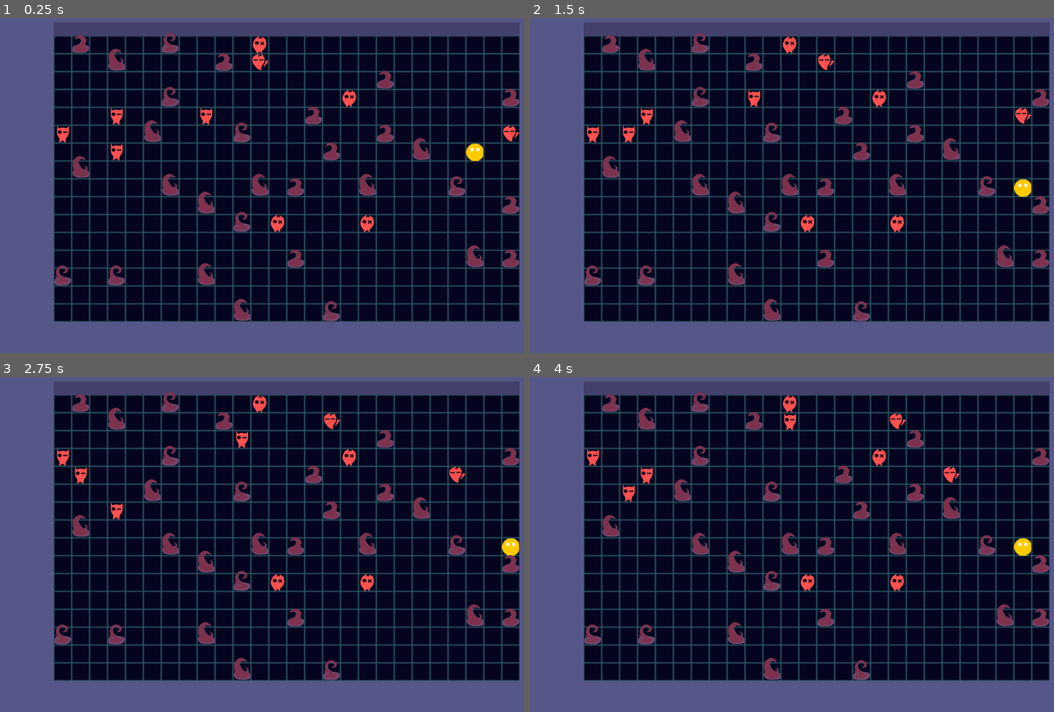
Above: before the commit, frames 1-4 (two rows, left to right).
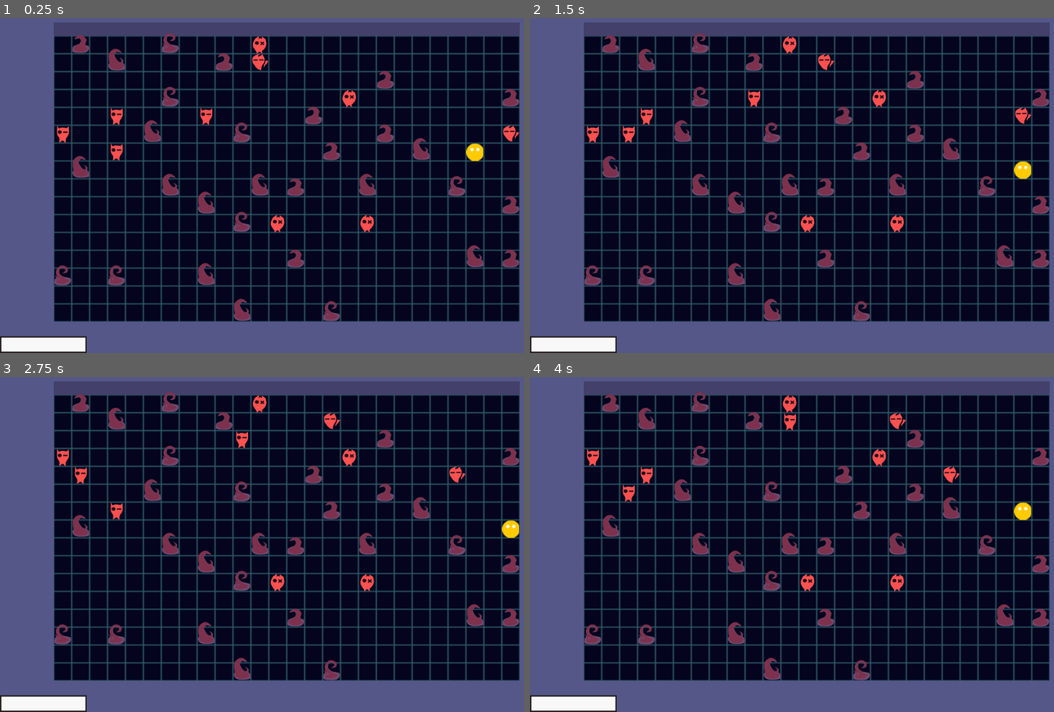
Above: after the commit, the same moments.

Repository: edgex004/RaccoonDelver
Game: Godot game, scene res://Level.tscn
Two runs of this game, one before a commit and one after it. Both use one fixed random seed, a clock stepped at 60 frames per second and the inputs below. Sound files missing from this copy of the repository are replaced by a short silence.
Inputs:
- Up to frame 1 (0.25 s): no input
- Up to frame 2 (1.5 s): tap Enter at 0.5 s; hold Right (player1_right) 0.53-1.28 s; tap S (player2_down, bound only after the commit) at 0.6 s; hold Down (player1_down) from 1.28 s (still down); tap A (player2_left, bound only after the commit) at 1.35 s
- Up to frame 3 (2.75 s): release Down (player1_down) at 2.03 s; hold Right (player1_right) from 2.03 s (still down); tap D (player2_right, bound only after the commit) at 2.1 s
- Up to frame 4 (4 s): tap Space at 2.75 s; release Right (player1_right) at 2.78 s; hold Up (player1_up) 2.78-3.53 s; tap W (player2_up, bound only after the commit) at 2.85 s; tap Enter at 3.5 s; hold Left (player1_left) from 3.53 s (still down); tap S (player2_down, bound only after the commit) at 3.6 s

The runs differ from the first frame. In frame 1, 0.8% of the frame differs, in the area x 0-17%, y 94-100%; in frame 2, 1.2%, in the area x 0-96%, y 42-100%; in frame 3, 1.2%; in frame 4, 1.2%.

Commit message:
Added basic experience bar to GUI for player 1 and 2. Updated input map so player 2 uses wads.

Diff:
--- /dev/null
+++ b/Interface/ExperienceBar/EmptyExperienceBar.svg
@@ -0,0 +1,71 @@
+<?xml version="1.0" encoding="UTF-8" standalone="no"?>
+<!-- Created with Inkscape (http://www.inkscape.org/) -->
+
+<svg
+   xmlns:dc="http://purl.org/dc/elements/1.1/"
+   xmlns:cc="http://creativecommons.org/ns#"
+   xmlns:rdf="http://www.w3.org/1999/02/22-rdf-syntax-ns#"
+   xmlns:svg="http://www.w3.org/2000/svg"
+   xmlns="http://www.w3.org/2000/svg"
+   xmlns:sodipodi="http://sodipodi.sourceforge.net/DTD/sodipodi-0.dtd"
+   xmlns:inkscape="http://www.inkscape.org/namespaces/inkscape"
+   width="41.010418mm"
+   height="7.9375mm"
+   viewBox="0 0 41.010418 7.9375"
+   version="1.1"
+   id="svg8"
+   inkscape:version="0.92.4 (5da689c313, 2019-01-14)"
+   sodipodi:docname="EmptyExperienceBar.svg">
+  <defs
+     id="defs2" />
+  <sodipodi:namedview
+     id="base"
+     pagecolor="#ffffff"
+     bordercolor="#666666"
+     borderopacity="1.0"
+     inkscape:pageopacity="0.0"
+     inkscape:pageshadow="2"
+     inkscape:zoom="2.8"
+     inkscape:cx="74.350744"
+     inkscape:cy="38.340995"
+     inkscape:document-units="mm"
+     inkscape:current-layer="layer1"
+     showgrid="false"
+     inkscape:window-width="1920"
+     inkscape:window-height="1017"
+     inkscape:window-x="-8"
+     inkscape:window-y="-8"
+     inkscape:window-maximized="1" />
+  <metadata
+     id="metadata5">
+    <rdf:RDF>
+      <cc:Work
+         rdf:about="">
+        <dc:format>image/svg+xml</dc:format>
+        <dc:type
+           rdf:resource="http://purl.org/dc/dcmitype/StillImage" />
+        <dc:title />
+      </cc:Work>
+    </rdf:RDF>
+  </metadata>
+  <g
+     inkscape:label="Layer 1"
+     inkscape:groupmode="layer"
+     id="layer1"
+     transform="translate(0,-289.0625)">
+    <rect
+       style="fill:#241c1c;stroke-width:0.11251623"
+       id="rect3713"
+       width="41.010418"
+       height="7.9375"
+       x="0"
+       y="289.0625" />
+    <rect
+       style="fill:#f9f9f9;stroke-width:0.12005644"
+       id="rect3718"
+       width="39.6875"
+       height="6.6145835"
+       x="0.66145831"
+       y="289.72397" />
+  </g>
+</svg>
--- /dev/null
+++ b/Interface/ExperienceBar/ExpProg.gd
@@ -0,0 +1,31 @@
+extends TextureProgress
+
+
+var is_first_player
+
+
+# Called when the node enters the scene tree for the first time.
+func _ready():
+	is_first_player = true
+
+
+func initialize(current, maximum):
+	max_value = maximum
+	value = current
+
+func on_player_experience_gain(growth_data):
+	for line in growth_data:
+		if is_first_player == line[0]:
+			var target_experience = line[1]
+			var max_experience = line[2]
+			max_value = max_experience
+	#		value = target_experience
+			yield(animate_value(target_experience), "completed")
+			if abs(max_value - value) < 0.01:
+				value = min_value
+
+func animate_value(target, tween_duration = 0.05):
+	$Tween.interpolate_property(self, 'value', value, target, tween_duration,
+		Tween.TRANS_SINE, Tween.EASE_IN_OUT)
+	$Tween.start()
+	yield($Tween, "tween_completed")
--- /dev/null
+++ b/Interface/ExperienceBar/ExperienceBar.tscn
@@ -0,0 +1,14 @@
+[gd_scene load_steps=2 format=2]
+
+[ext_resource path="res://Interface/ExperienceBar/TextureProgress.tscn" type="PackedScene" id=1]
+
+[node name="ExperienceBar" type="HBoxContainer"]
+anchor_right = 1.0
+anchor_bottom = 1.0
+margin_right = -869.0
+margin_bottom = -570.0
+__meta__ = {
+"_edit_use_anchors_": false
+}
+
+[node name="TextureProgress" parent="." instance=ExtResource( 1 )]
--- /dev/null
+++ b/Interface/ExperienceBar/FullExperienceBar.svg
@@ -0,0 +1,71 @@
+<?xml version="1.0" encoding="UTF-8" standalone="no"?>
+<!-- Created with Inkscape (http://www.inkscape.org/) -->
+
+<svg
+   xmlns:dc="http://purl.org/dc/elements/1.1/"
+   xmlns:cc="http://creativecommons.org/ns#"
+   xmlns:rdf="http://www.w3.org/1999/02/22-rdf-syntax-ns#"
+   xmlns:svg="http://www.w3.org/2000/svg"
+   xmlns="http://www.w3.org/2000/svg"
+   xmlns:sodipodi="http://sodipodi.sourceforge.net/DTD/sodipodi-0.dtd"
+   xmlns:inkscape="http://www.inkscape.org/namespaces/inkscape"
+   width="41.010418mm"
+   height="7.9375mm"
+   viewBox="0 0 41.010418 7.9375"
+   version="1.1"
+   id="svg8"
+   inkscape:version="0.92.4 (5da689c313, 2019-01-14)"
+   sodipodi:docname="FullExperienceBar.svg">
+  <defs
+     id="defs2" />
+  <sodipodi:namedview
+     id="base"
+     pagecolor="#ffffff"
+     bordercolor="#666666"
+     borderopacity="1.0"
+     inkscape:pageopacity="0.0"
+     inkscape:pageshadow="2"
+     inkscape:zoom="2.8"
+     inkscape:cx="74.350744"
+     inkscape:cy="38.340995"
+     inkscape:document-units="mm"
+     inkscape:current-layer="layer1"
+     showgrid="false"
+     inkscape:window-width="1920"
+     inkscape:window-height="1017"
+     inkscape:window-x="-8"
+     inkscape:window-y="-8"
+     inkscape:window-maximized="1" />
+  <metadata
+     id="metadata5">
+    <rdf:RDF>
+      <cc:Work
+         rdf:about="">
+        <dc:format>image/svg+xml</dc:format>
+        <dc:type
+           rdf:resource="http://purl.org/dc/dcmitype/StillImage" />
+        <dc:title />
+      </cc:Work>
+    </rdf:RDF>
+  </metadata>
+  <g
+     inkscape:label="Layer 1"
+     inkscape:groupmode="layer"
+     id="layer1"
+     transform="translate(0,-289.0625)">
+    <rect
+       style="fill:#241c1c;stroke-width:0.11251623"
+       id="rect3713"
+       width="41.010418"
+       height="7.9375"
+       x="0"
+       y="289.0625" />
+    <rect
+       style="fill:#00ffff;stroke-width:0.12005644"
+       id="rect3718"
+       width="39.6875"
+       height="6.6145835"
+       x="0.66145831"
+       y="289.72397" />
+  </g>
+</svg>
--- /dev/null
+++ b/Interface/ExperienceBar/TextureProgress.tscn
@@ -0,0 +1,17 @@
+[gd_scene load_steps=4 format=2]
+
+[ext_resource path="res://Interface/ExperienceBar/ExpProg.gd" type="Script" id=1]
+[ext_resource path="res://Interface/ExperienceBar/FullExperienceBar.png" type="Texture" id=2]
+[ext_resource path="res://Interface/ExperienceBar/EmptyExperienceBar.png" type="Texture" id=3]
+
+[node name="TextureProgress" type="TextureProgress"]
+margin_right = 155.0
+margin_bottom = 30.0
+texture_under = ExtResource( 3 )
+texture_progress = ExtResource( 2 )
+script = ExtResource( 1 )
+__meta__ = {
+"_edit_use_anchors_": false
+}
+
+[node name="Tween" type="Tween" parent="."]
--- /dev/null
+++ b/Interface/Interface.tscn
@@ -0,0 +1,34 @@
+[gd_scene load_steps=2 format=2]
+
+[ext_resource path="res://Interface/ExperienceBar/ExperienceBar.tscn" type="PackedScene" id=1]
+
+[node name="Interface" type="Control"]
+anchor_right = 1.0
+anchor_bottom = 1.0
+__meta__ = {
+"_edit_use_anchors_": false
+}
+
+[node name="Player1_GUI" type="Control" parent="."]
+anchor_right = 1.0
+anchor_bottom = 1.0
+
+[node name="ExperienceBar" parent="Player1_GUI" instance=ExtResource( 1 )]
+margin_top = 570.0
+margin_right = 115.0
+margin_bottom = 560.0
+
+[node name="Player2_GUI" type="Control" parent="."]
+anchor_right = 1.0
+anchor_bottom = 1.0
+__meta__ = {
+"_edit_use_anchors_": false
+}
+
+[node name="ExperienceBar" parent="Player2_GUI" instance=ExtResource( 1 )]
+anchor_left = 1.0
+anchor_top = 1.0
+margin_left = -155.0
+margin_top = -30.0
+margin_right = 0.0
+margin_bottom = 0.0
--- a/Level.gd
+++ b/Level.gd
@@ -12,12 +12,18 @@
 
 onready var ObjCollisionShape = preload('res://Objects/ObjectCollisonShape.res')
 onready var GroundTileMap : TileMap = $GroundTileMap
+onready var Player1ExpBar = $CanvasLayer/Interface/Player1_GUI/ExperienceBar/TextureProgress
+onready var Player1GUI = $CanvasLayer/Interface/Player1_GUI
+onready var Player2ExpBar = $CanvasLayer/Interface/Player2_GUI/ExperienceBar/TextureProgress
+onready var Player2GUI = $CanvasLayer/Interface/Player2_GUI
 
 var StateMap = Array()
 
 # Called when the node enters the scene tree for the first time.
 func _ready():
 	Globals.current_level = self
+	# hide player 2 GUI until we need it
+	Player2GUI.visible = false
 	var used_cells = GroundTileMap.get_used_cells()
 	for pos in used_cells:
 		if 1 + pos.x > StateMap.size():
@@ -56,8 +62,19 @@
 		connect("beat", player, "_on_Beat_timeout")
 		if is_first_player:
 			Globals.player_one = player
+			player.connect("player_experience_gained", Player1ExpBar,
+				"on_player_experience_gain")
+			Player1ExpBar.initialize(player.experience, player.experience_required)
 		else:
 			Globals.player_two = player
+			Player2GUI.visible = true
+			Player2ExpBar.is_first_player = false
+			player.connect("player_experience_gained", Player2ExpBar,
+				"on_player_experience_gain")
+			Player2ExpBar.initialize(player.experience, player.experience_required)
+
+		# init experience bars
+
 
 
 func spawnDamageable(x : int, y : int):
--- a/Level.tscn
+++ b/Level.tscn
@@ -1,12 +1,17 @@
-[gd_scene load_steps=5 format=2]
+[gd_scene load_steps=6 format=2]
 
 [ext_resource path="res://Level.gd" type="Script" id=1]
 [ext_resource path="res://Beat.gd" type="Script" id=2]
 [ext_resource path="res://GroundTiles/GroundTileset.tres" type="TileSet" id=3]
 [ext_resource path="res://Music/Purple Planet Music - Retro Gamer (1_16) 120bpm (L).ogg" type="AudioStream" id=4]
+[ext_resource path="res://Interface/Interface.tscn" type="PackedScene" id=5]
 
 [node name="Level" type="Node2D"]
 script = ExtResource( 1 )
+
+[node name="CanvasLayer" type="CanvasLayer" parent="."]
+
+[node name="Interface" parent="CanvasLayer" instance=ExtResource( 5 )]
 
 [node name="Beat" type="Timer" parent="."]
 wait_time = 0.6
--- a/Scenes/Damageable/Movable/Player/Player.gd
+++ b/Scenes/Damageable/Movable/Player/Player.gd
@@ -14,6 +14,8 @@
 var exp_req_base = 50
 var experience_required = _get_experience_required(level + 1)
 var experience_total = 0
+
+signal player_experience_gained(growth_data)
 
 var has_moved = false
 var player1_inputs = {"player1_left": Vector2.LEFT,
@@ -53,10 +55,13 @@
 func gain_experience(value):
 	experience += value
 	experience_total += value
-	print("Cur exp: " + str(experience) + ". Req exp: " + str(experience_required))
+	var growth_data = []
 	while experience >= experience_required:
 		experience -= experience_required
+		growth_data.append([is_first_player, experience_required, experience_required])
 		level_up()
+	growth_data.append([is_first_player, experience, experience_required])
+	emit_signal("player_experience_gained", growth_data)
 
 func level_up():
 	level += 1
--- a/project.godot
+++ b/project.godot
@@ -40,48 +40,48 @@
 "deadzone": 0.5,
 "events": [ Object(InputEventJoypadButton,"resource_local_to_scene":false,"resource_name":"","device":1,"button_index":14,"pressure":0.0,"pressed":false,"script":null)
 , Object(InputEventKey,"resource_local_to_scene":false,"resource_name":"","device":0,"alt":false,"shift":false,"control":false,"meta":false,"command":false,"pressed":false,"scancode":16777231,"unicode":0,"echo":false,"script":null)
-, Object(InputEventKey,"resource_local_to_scene":false,"resource_name":"","device":0,"alt":false,"shift":false,"control":false,"meta":false,"command":false,"pressed":false,"scancode":65,"unicode":0,"echo":false,"script":null)
  ]
 }
 player1_up={
 "deadzone": 0.5,
 "events": [ Object(InputEventJoypadButton,"resource_local_to_scene":false,"resource_name":"","device":1,"button_index":12,"pressure":0.0,"pressed":false,"script":null)
 , Object(InputEventKey,"resource_local_to_scene":false,"resource_name":"","device":0,"alt":false,"shift":false,"control":false,"meta":false,"command":false,"pressed":false,"scancode":16777232,"unicode":0,"echo":false,"script":null)
-, Object(InputEventKey,"resource_local_to_scene":false,"resource_name":"","device":0,"alt":false,"shift":false,"control":false,"meta":false,"command":false,"pressed":false,"scancode":87,"unicode":0,"echo":false,"script":null)
  ]
 }
 player1_down={
 "deadzone": 0.5,
 "events": [ Object(InputEventJoypadButton,"resource_local_to_scene":false,"resource_name":"","device":1,"button_index":13,"pressure":0.0,"pressed":false,"script":null)
 , Object(InputEventKey,"resource_local_to_scene":false,"resource_name":"","device":0,"alt":false,"shift":false,"control":false,"meta":false,"command":false,"pressed":false,"scancode":16777234,"unicode":0,"echo":false,"script":null)
-, Object(InputEventKey,"resource_local_to_scene":false,"resource_name":"","device":0,"alt":false,"shift":false,"control":false,"meta":false,"command":false,"pressed":false,"scancode":83,"unicode":0,"echo":false,"script":null)
  ]
 }
 player1_right={
 "deadzone": 0.5,
 "events": [ Object(InputEventJoypadButton,"resource_local_to_scene":false,"resource_name":"","device":1,"button_index":15,"pressure":0.0,"pressed":false,"script":null)
 , Object(InputEventKey,"resource_local_to_scene":false,"resource_name":"","device":0,"alt":false,"shift":false,"control":false,"meta":false,"command":false,"pressed":false,"scancode":16777233,"unicode":0,"echo":false,"script":null)
-, Object(InputEventKey,"resource_local_to_scene":false,"resource_name":"","device":0,"alt":false,"shift":false,"control":false,"meta":false,"command":false,"pressed":false,"scancode":68,"unicode":0,"echo":false,"script":null)
  ]
 }
 player2_up={
 "deadzone": 0.5,
 "events": [ Object(InputEventJoypadButton,"resource_local_to_scene":false,"resource_name":"","device":0,"button_index":12,"pressure":0.0,"pressed":false,"script":null)
+, Object(InputEventKey,"resource_local_to_scene":false,"resource_name":"","device":0,"alt":false,"shift":false,"control":false,"meta":false,"command":false,"pressed":false,"scancode":87,"unicode":0,"echo":false,"script":null)
  ]
 }
 player2_down={
 "deadzone": 0.5,
 "events": [ Object(InputEventJoypadButton,"resource_local_to_scene":false,"resource_name":"","device":0,"button_index":13,"pressure":0.0,"pressed":false,"script":null)
+, Object(InputEventKey,"resource_local_to_scene":false,"resource_name":"","device":0,"alt":false,"shift":false,"control":false,"meta":false,"command":false,"pressed":false,"scancode":83,"unicode":0,"echo":false,"script":null)
  ]
 }
 player2_left={
 "deadzone": 0.5,
 "events": [ Object(InputEventJoypadButton,"resource_local_to_scene":false,"resource_name":"","device":0,"button_index":14,"pressure":0.0,"pressed":false,"script":null)
+, Object(InputEventKey,"resource_local_to_scene":false,"resource_name":"","device":0,"alt":false,"shift":false,"control":false,"meta":false,"command":false,"pressed":false,"scancode":65,"unicode":0,"echo":false,"script":null)
  ]
 }
 player2_right={
 "deadzone": 0.5,
 "events": [ Object(InputEventJoypadButton,"resource_local_to_scene":false,"resource_name":"","device":0,"button_index":15,"pressure":0.0,"pressed":false,"script":null)
+, Object(InputEventKey,"resource_local_to_scene":false,"resource_name":"","device":0,"alt":false,"shift":false,"control":false,"meta":false,"command":false,"pressed":false,"scancode":68,"unicode":0,"echo":false,"script":null)
  ]
 }
 
Binary file added: Interface/ExperienceBar/EmptyExperienceBar.png
Not shown, added: Interface/ExperienceBar/EmptyExperienceBar.png.import
Not shown, added: Interface/ExperienceBar/EmptyExperienceBar.svg.import
Binary file added: Interface/ExperienceBar/FullExperienceBar.png
Not shown, added: Interface/ExperienceBar/FullExperienceBar.png.import
Not shown, added: Interface/ExperienceBar/FullExperienceBar.svg.import
